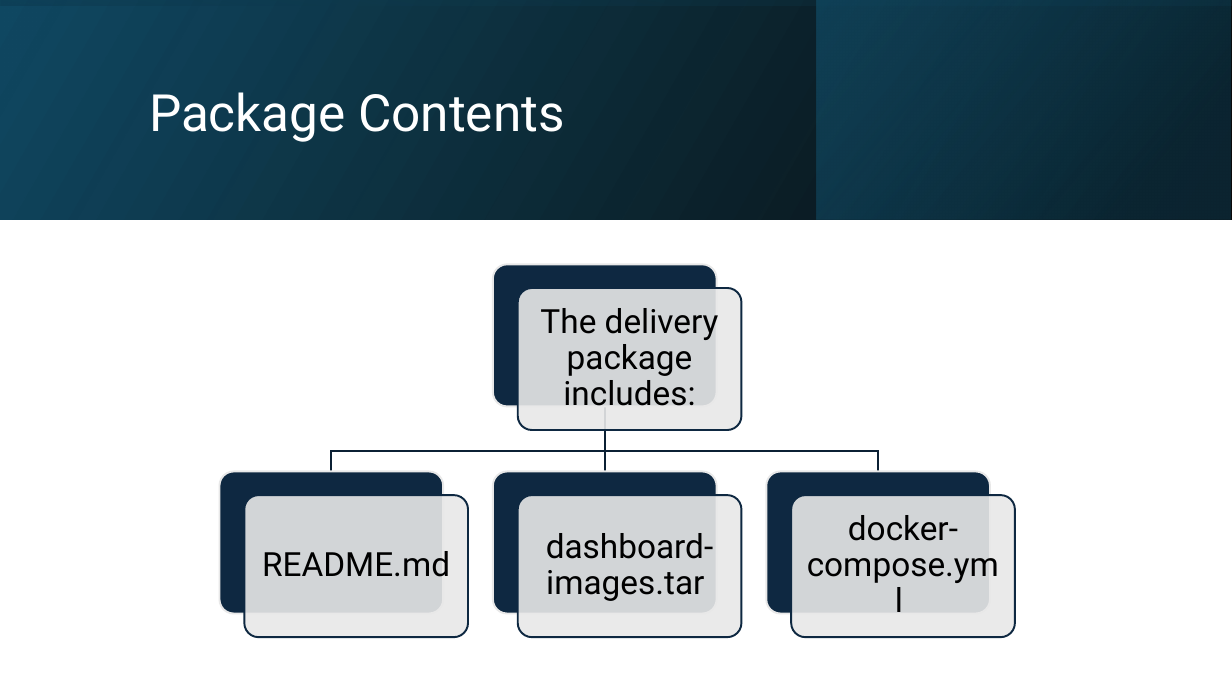
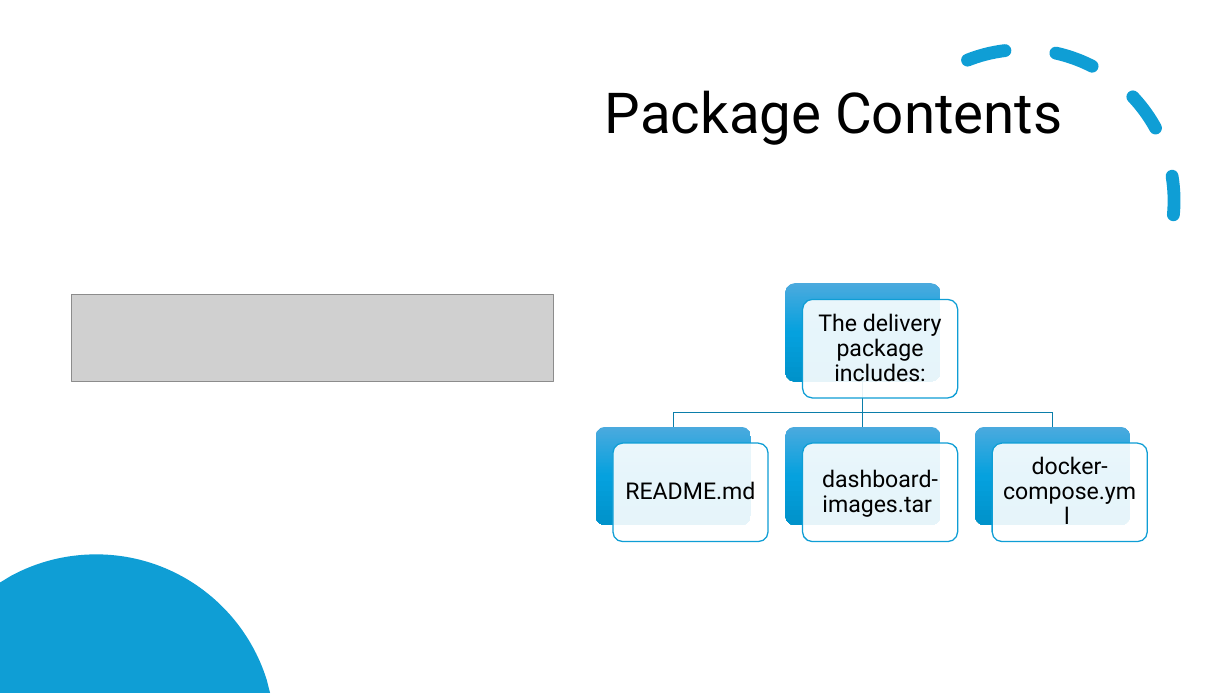
Before and after one commit to mokzhizhuan/dashboardgrafana, a slide deck: slide 2 of User Guide Slides.pptx. Drawn at 1232x693 pixels with LibreOffice and Linux fonts; fonts in the diff are those of the drawing; grey boxes stand for pictures. Boxes give left, top, right and bottom in pixels: in the first picture for what was removed or moved away, otherwise in the second. Text is boxed around its words. In the diff, an @@ line names an element or a change of style, - is before the commit and + after.

```diff
--- a/User Guide Slides.pptx
+++ b/User Guide Slides.pptx
@@ rectangle removed at bbox=[0, 0, 1232, 219] @@
@@ rectangle removed at bbox=[0, 0, 1232, 219] @@
@@ rectangle removed at bbox=[817, 0, 1231, 219] @@
@@ arc (boxed as its full ellipse) added at bbox=[824, 2, 1223, 400], outline #0F9ED5 10 pt dashed @@
@@ title "Package Contents": place and size @@
-title "Package Contents" at bbox=[149, 92, 564, 142]
+title "Package Contents" at bbox=[605, 90, 1062, 145]
@@ title "Package Contents" at bbox=[605, 90, 1062, 145]: size 40 to 44 pt, text colour #FFFFFF to #000000 @@
@@ picture added at bbox=[71, 295, 554, 382] @@
@@ text "The delivery package includes:": place and size @@
-text "The delivery package includes:" at bbox=[540, 308, 719, 406]
+text "The delivery package includes:" at bbox=[818, 313, 942, 382]
@@ freeform shape: place and size @@
-freeform shape at bbox=[605, 407, 879, 471]
+freeform shape at bbox=[674, 382, 863, 427]
@@ freeform shape at bbox=[674, 382, 863, 427]: outline #0B2034 1.5 pt to #0C7FAB 1 pt @@
@@ text "README.md": place and size @@
-text "README.md" at bbox=[262, 551, 450, 577]
+text "README.md" at bbox=[625, 481, 755, 500]
@@ rounded rectangle: place and size @@
-rounded rectangle at bbox=[766, 471, 990, 614]
+rounded rectangle at bbox=[803, 444, 958, 543]
@@ rounded rectangle at bbox=[803, 444, 958, 543]: fill #0E2841 to #FFFFFF at 90% opacity; outline #E8E8E8 1.5 pt to #0F9ED5 1 pt @@
@@ size 26 to 18 pt; less space between paragraphs in 4 elements at bbox=[818, 313, 942, 382], bbox=[1003, 456, 1136, 504], bbox=[625, 481, 755, 500], bbox=[822, 469, 938, 517] @@
@@ text "dashboard-images.tar": place and size @@
-text "dashboard-images.tar" at bbox=[546, 533, 713, 601]
+text "dashboard-images.tar" at bbox=[822, 469, 938, 517]
@@ group added at bbox=[596, 283, 1148, 543]: 7 rounded rectangles, 2 freeform shapes @@
@@ text "docker-compose.yml": place and size @@
-text "docker-compose.yml" at bbox=[807, 515, 999, 583]
+text "docker-compose.yml" at bbox=[1003, 456, 1136, 504]
@@ group removed at bbox=[220, 264, 1015, 638]: 7 rounded rectangles, 2 freeform shapes @@
@@ freeform shape added at bbox=[0, 555, 270, 693], fill #0F9ED5 @@
```
Also in this commit, not shown: 4 other slides changed, 3 other files.
